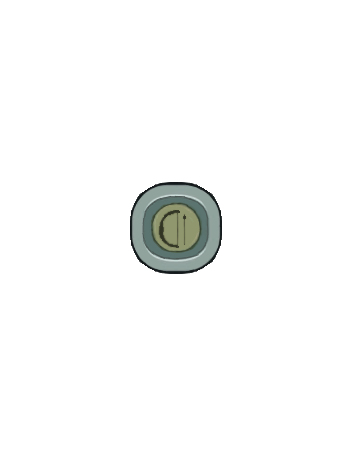
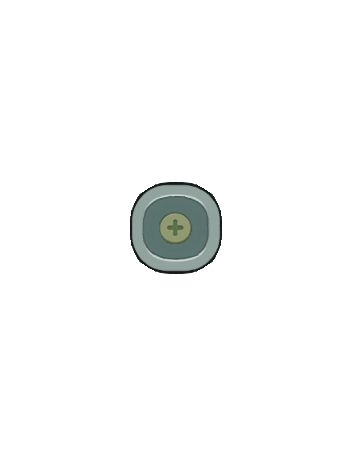
Layers edited between the first and the second 352x456 image:
hid "ButtonShop_Archer" over 150, 202, 203, 253
added layer "Button3" above "Button2" over 150, 202, 203, 253
